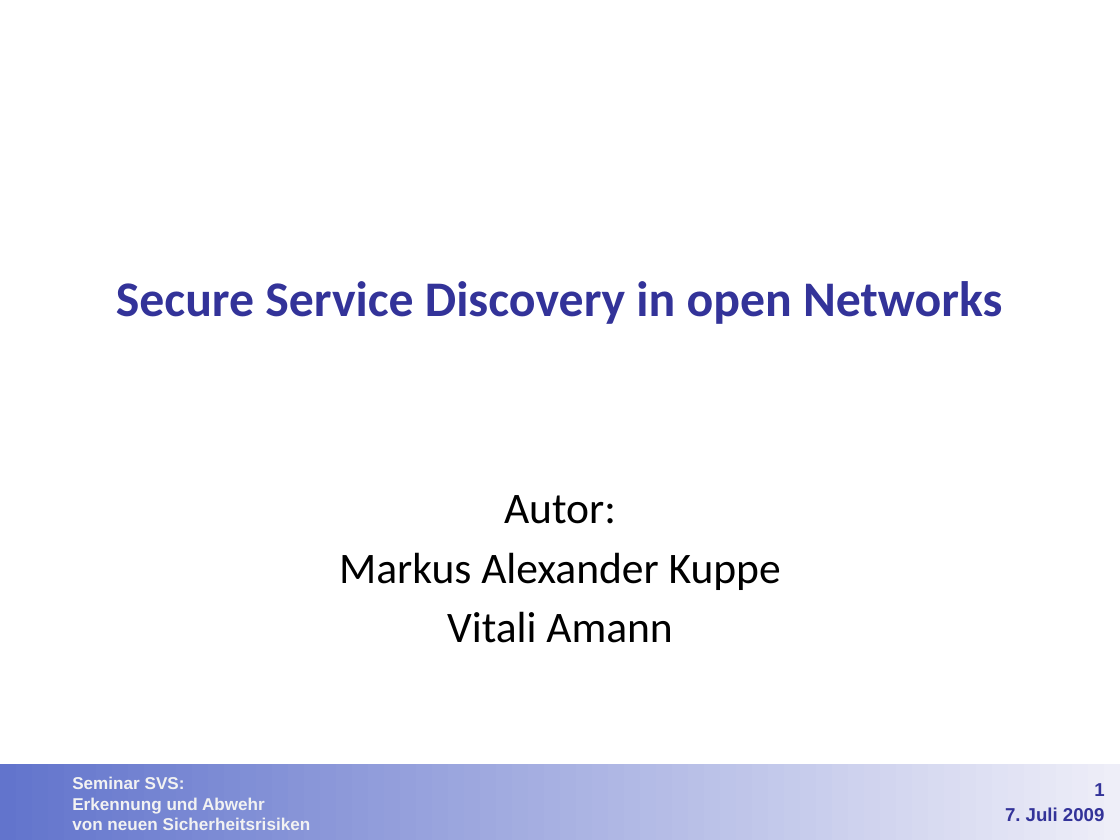
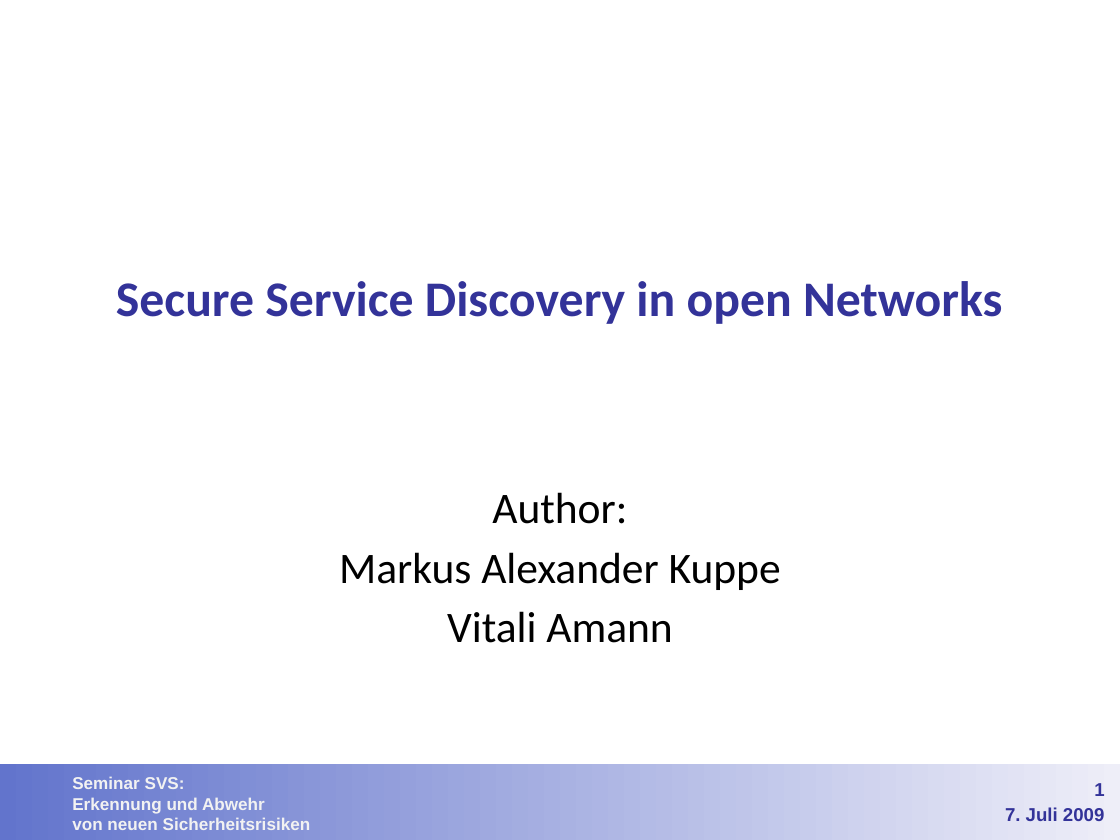
Before and after one commit to lemmy/SecuredSLP, a slide deck: slide 1 of doc/Service Discovery in open networks.ppt. Drawn at 1120x840 pixels with LibreOffice and Linux fonts; fonts in the diff are those of the drawing; background and template pictures are left out. Boxes give left, top, right and bottom in pixels: in the first picture for what was removed or moved away, otherwise in the second. Text is boxed around its words. In the diff, an @@ line names an element or a change of style, - is before the commit and + after.

Commit message:
small fixes

```diff
--- a/doc/Service Discovery in open networks.ppt
+++ b/doc/Service Discovery in open networks.ppt
@@ subtitle at <box>492,492,627,524</box>: text changed @@
-Autor:
+Author:
```
Also in this commit, not shown: 5 other slides changed, 3 slides removed.
